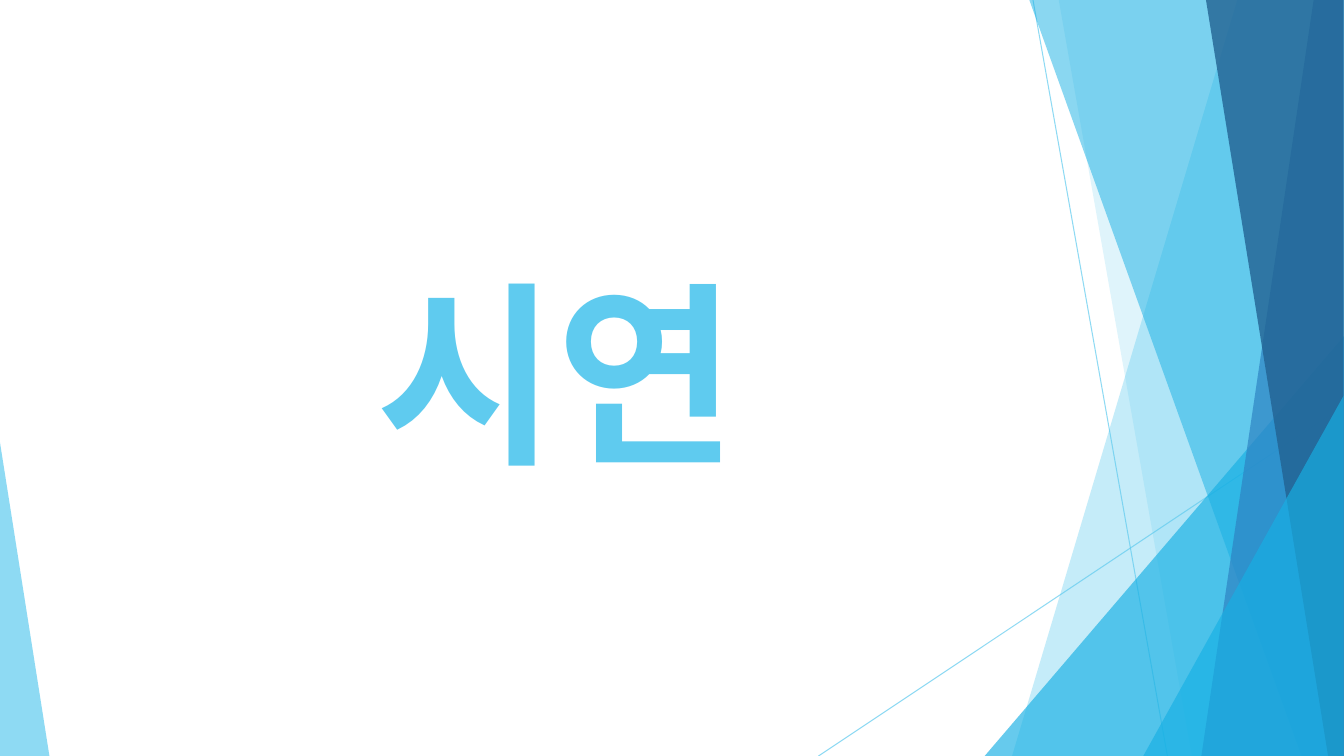
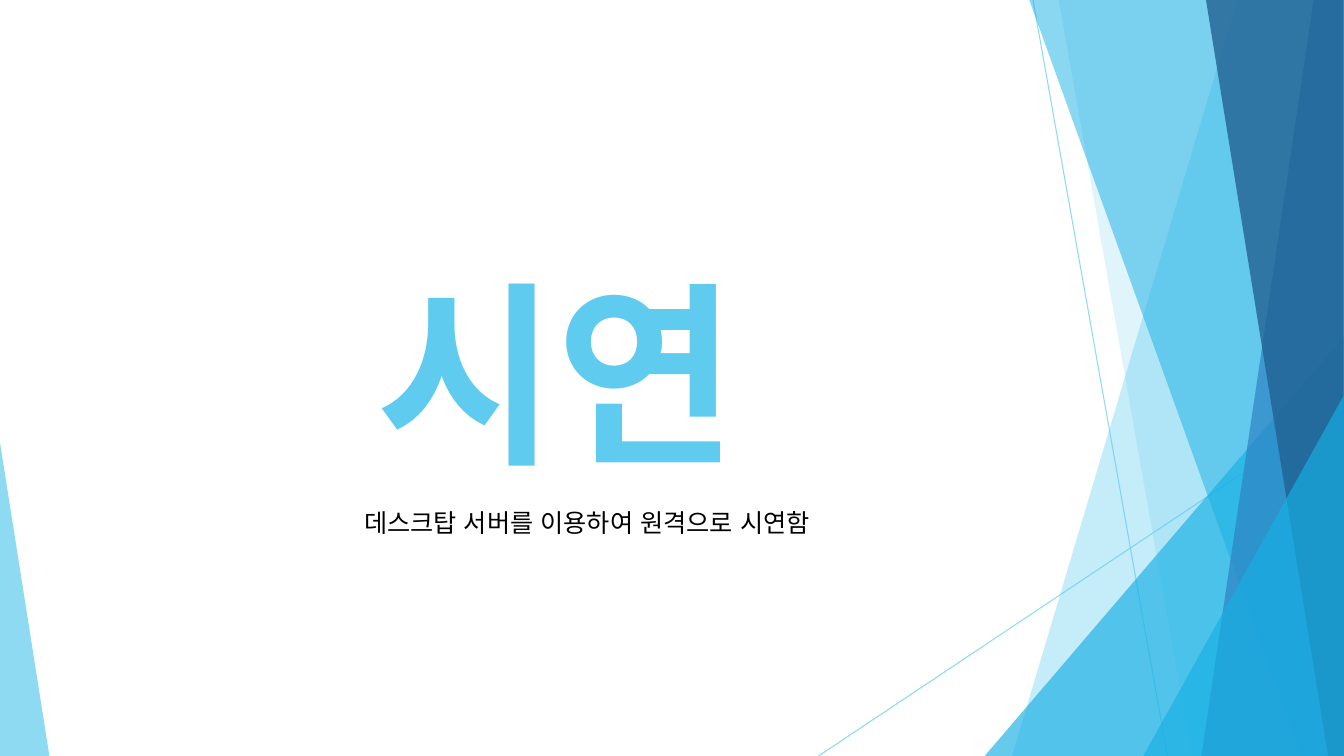
Before and after one commit to esang0302/2018-warm-up-team, a slide deck: slide 6 of WARMUP-TEAM PROJECT.pptx. Drawn at 1344x756 pixels with LibreOffice and Linux fonts; fonts in the diff are those of the drawing. Boxes give left, top, right and bottom in pixels: in the first picture for what was removed or moved away, otherwise in the second. Text is boxed around its words. In the diff, an @@ line names an element or a change of style, - is before the commit and + after.

```diff
--- a/WARMUP-TEAM PROJECT.pptx
+++ b/WARMUP-TEAM PROJECT.pptx
@@ text added at (x1=364, y1=511, x2=810, y2=534), 18 pt, text #000000 @@
+데스크탑 서버를 이용하여 원격으로 시연함
```
Also in this commit, not shown: 4 other slides changed, 1 slide added, 1 slide removed.
